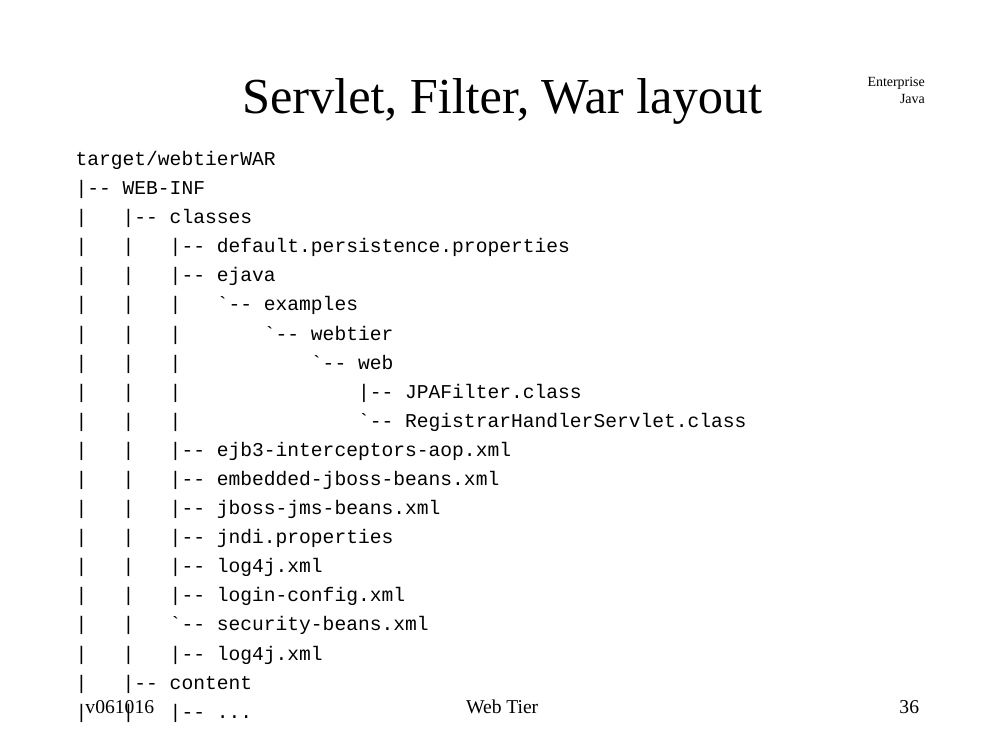
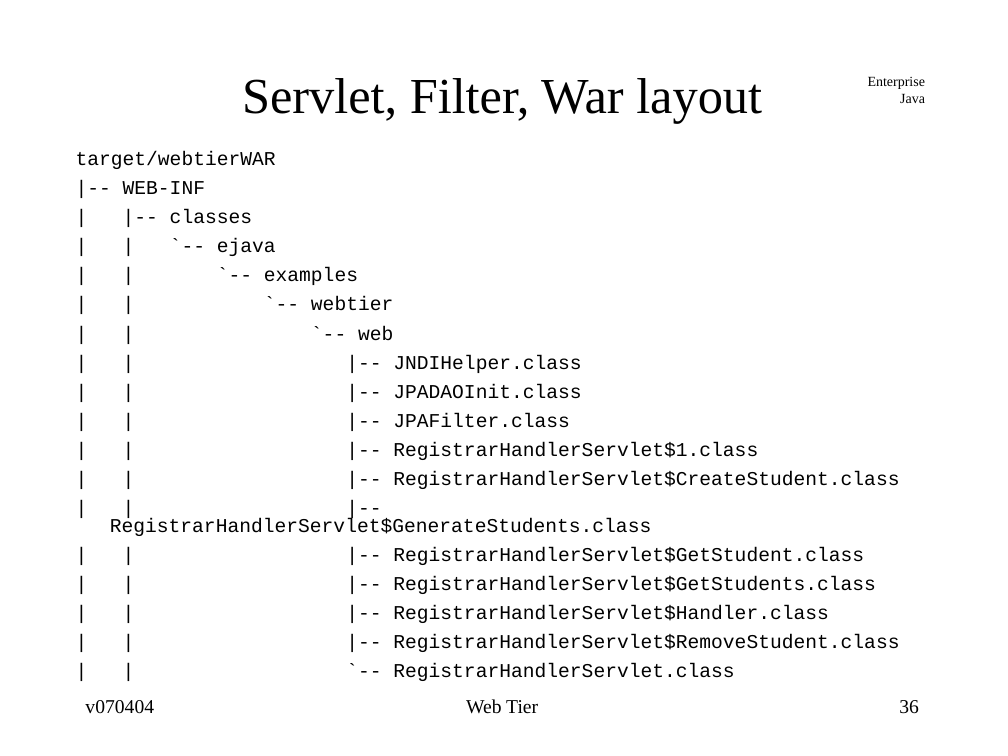
Before and after one commit to jcstaff/ejava-javaee, a slide deck: slide 36 of webtier/src/site/resources/lectures/webTier.ppt. Drawn at 1008x756 pixels with LibreOffice and Linux fonts; fonts in the diff are those of the drawing. Boxes give left, top, right and bottom in pixels: in the first picture for what was removed or moved away, otherwise in the second. Text is boxed around its words. In the diff, an @@ line names an element or a change of style, - is before the commit and + after.

```diff
--- a/webtier/src/site/resources/lectures/webTier.ppt
+++ b/webtier/src/site/resources/lectures/webTier.ppt
@@ text at (110, 238, 899, 681): text changed @@
-| | |-- default.persistence.properties
-| | |-- ejava
-| | | `-- examples
-| | | `-- webtier
-| | | `-- web
-| | | |-- JPAFilter.class
-| | | `-- RegistrarHandlerServlet.class
-| | |-- ejb3-interceptors-aop.xml
-| | |-- embedded-jboss-beans.xml
-| | |-- jboss-jms-beans.xml
-| | |-- jndi.properties
-| | |-- log4j.xml
-| | |-- login-config.xml
-| | `-- security-beans.xml
-| | |-- log4j.xml
-| |-- content
-| | |-- ...
+| | `-- ejava
+| | `-- examples
+| | `-- webtier
+| | `-- web
+| | |-- JNDIHelper.class
+| | |-- JPADAOInit.class
+| | |-- JPAFilter.class
+| | |-- RegistrarHandlerServlet$1.class
+| | |-- RegistrarHandlerServlet$CreateStudent.class
+| | |-- RegistrarHandlerServlet$GenerateStudents.class
+| | |-- RegistrarHandlerServlet$GetStudent.class
+| | |-- RegistrarHandlerServlet$GetStudents.class
+| | |-- RegistrarHandlerServlet$Handler.class
+| | |-- RegistrarHandlerServlet$RemoveStudent.class
+| | `-- RegistrarHandlerServlet.class
@@ text at (85, 700, 154, 714): text changed @@
-v061016
+v070404
```
Also in this commit, not shown: 48 other slides changed, 2 slides added, 1 slide removed, 14 other files.
